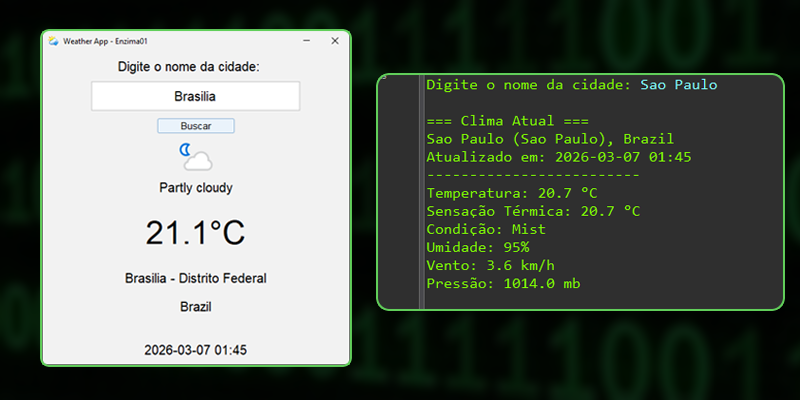
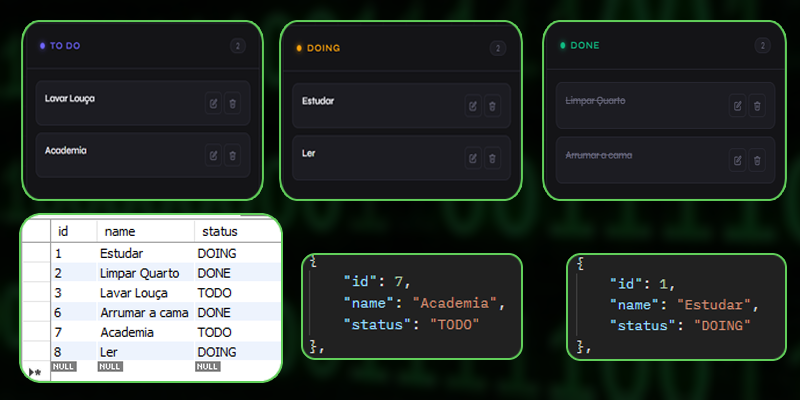
The second w=800, h=400 image is a revision of the first. Changes to its layers:
hid "Camada 10" over [378, 75, 783, 309]
added layer "Camada 19" above "Camada 18" over [544, 22, 785, 199]
added layer "Camada 18" above "Camada 17" over [281, 22, 521, 199]
added layer "Camada 17" above "Camada 20" over [23, 22, 262, 199]
added layer "Camada 20" above "Camada 21" over [568, 255, 785, 359]
added layer "Camada 21" above "Camada 16" over [303, 255, 521, 358]
added layer "Camada 12" above "Camada 11" over [21, 215, 281, 381]
hid "Camada 9" over [42, 31, 350, 365]
